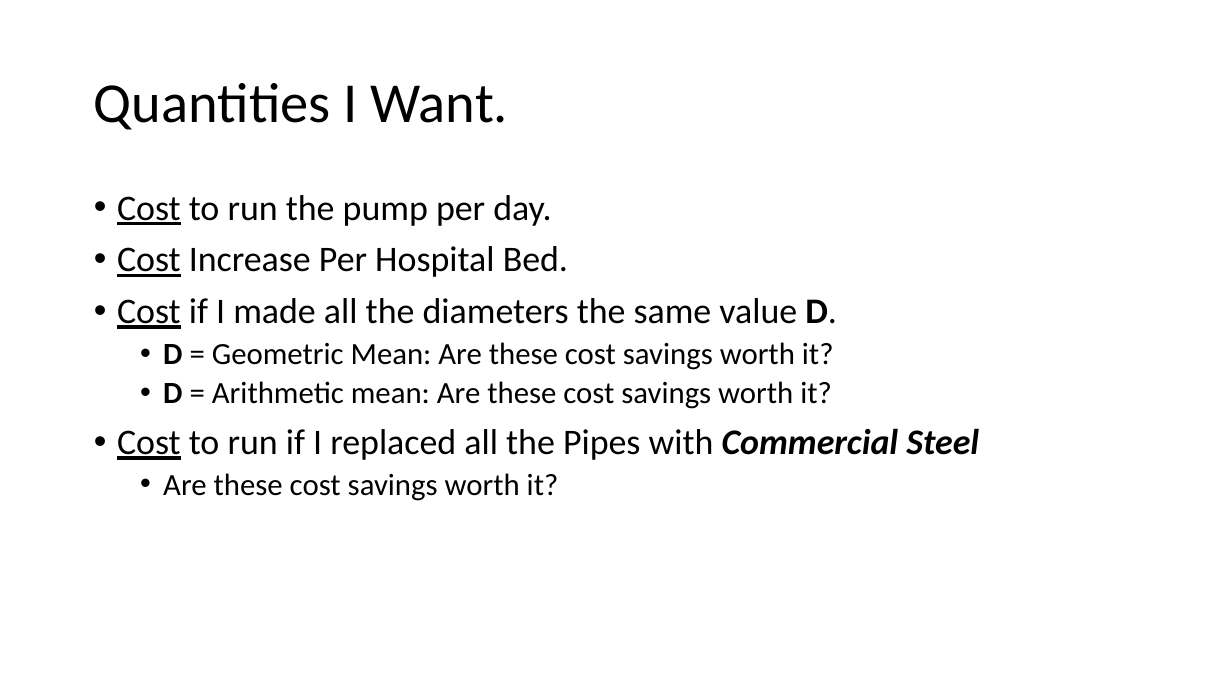
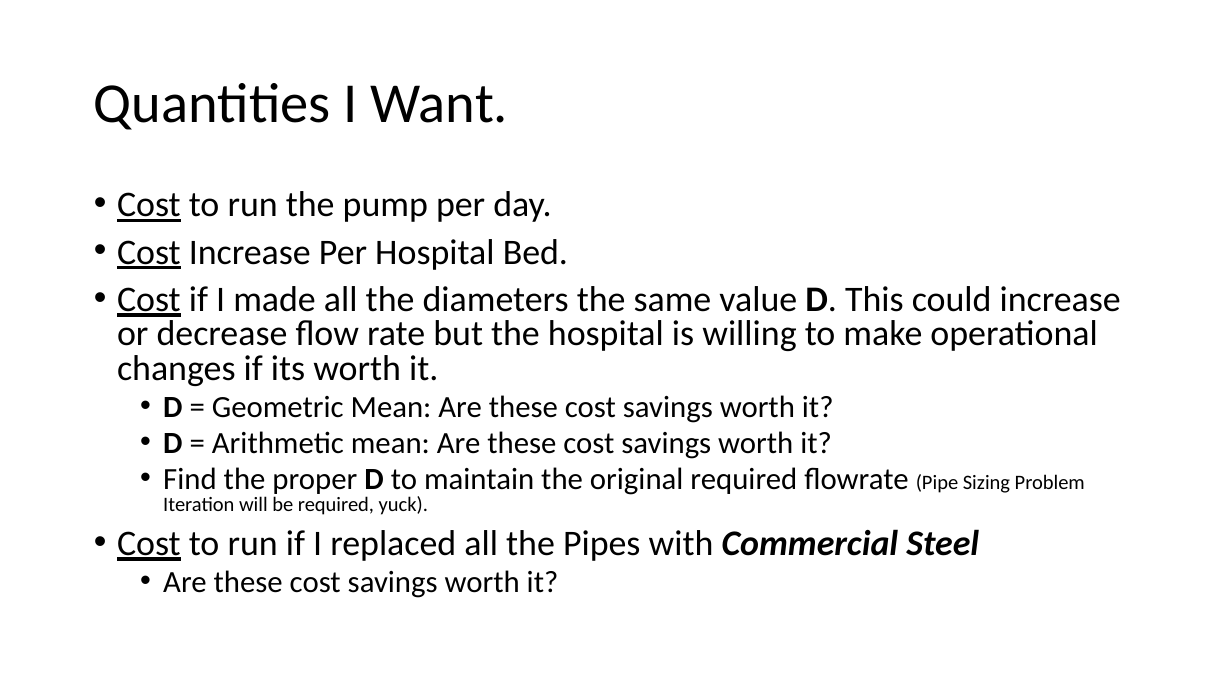
Before and after one commit to smohler/ME322-S20, a slide deck: slide 2 of projects/Project-1.pptx. Drawn at 1232x693 pixels with LibreOffice and Linux fonts; fonts in the diff are those of the drawing. Boxes give left, top, right and bottom in pixels: in the first picture for what was removed or moved away, otherwise in the second. Text is boxed around its words. In the diff, an @@ line names an element or a change of style, - is before the commit and + after.

```diff
--- a/projects/Project-1.pptx
+++ b/projects/Project-1.pptx
@@ text at [117, 191, 979, 598]: line spacing 0.9 to 0.8 @@
@@ text at [117, 286, 1121, 386]: text changed @@
-• Cost if I made all the diameters the same value D.
+• Cost if I made all the diameters the same value D. This could increase or decrease flow rate but the hospital is willing to make operational changes if its worth it.
@@ text at [163, 467, 1085, 515]: paragraph added @@
+  • Find the proper D to maintain the original required flowrate (Pipe Sizing Problem Iteration will be required, yuck).
```
Also in this commit, not shown: 1 other slide changed, 4 slides added, 1 other file.
